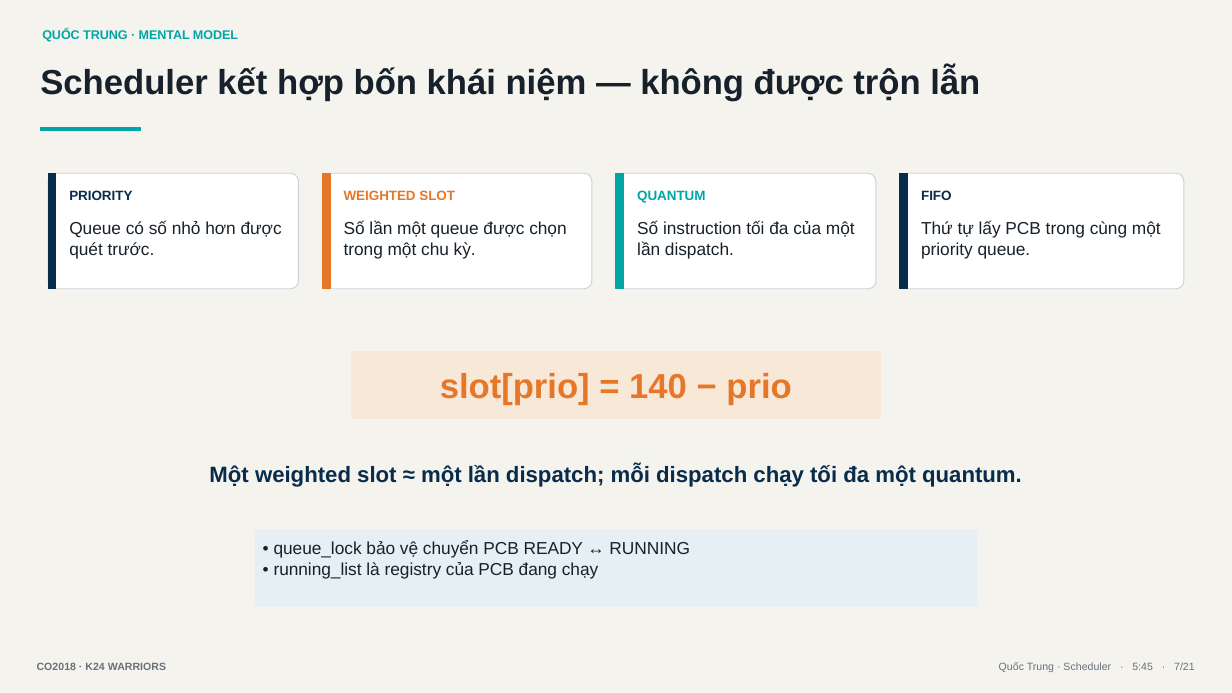
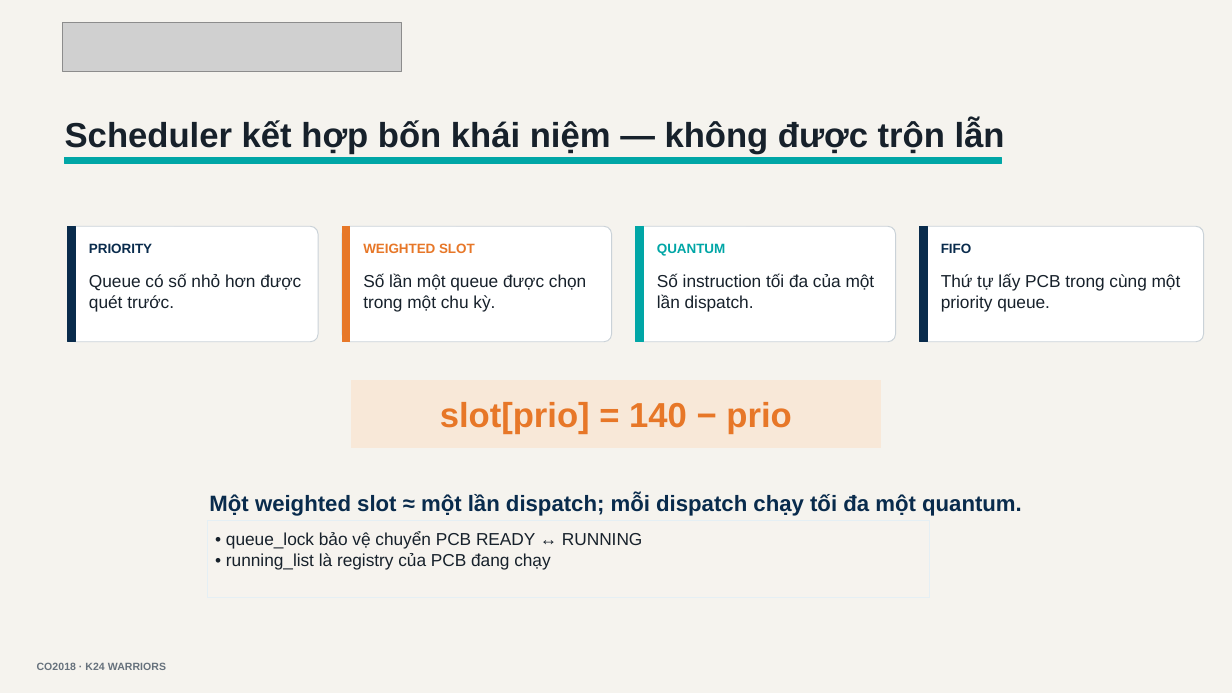
Before and after one commit to tranbaoanh21/os-assignment, a slide deck: slide 5 of os_simulator_demo_slides.pptx. Drawn at 1232x693 pixels with LibreOffice and Linux fonts; fonts in the diff are those of the drawing; grey boxes stand for pictures. Boxes give left, top, right and bottom in pixels: in the first picture for what was removed or moved away, otherwise in the second. Text is boxed around its words. In the diff, an @@ line names an element or a change of style, - is before the commit and + after.

```diff
--- a/os_simulator_demo_slides.pptx
+++ b/os_simulator_demo_slides.pptx
@@ rectangle removed at (x1=41, y1=23, x2=329, y2=50) @@
-QUỐC TRUNG · MENTAL MODEL
@@ picture added at (x1=63, y1=22, x2=402, y2=71) @@
@@ rectangle "Scheduler kết hợp bốn khái ..." resized from (x1=39, y1=55, x2=1189, y2=123) to (x1=63, y1=109, x2=1038, y2=177) @@
@@ rectangle resized from (x1=41, y1=128, x2=140, y2=131) to (x1=65, y1=157, x2=1002, y2=164) @@
@@ 4 rounded rectangles, 4 rectangles moved together from (x1=48, y1=174, x2=1184, y2=289) to (x1=67, y1=226, x2=1203, y2=342) @@
@@ 8 rectangles moved together from (x1=67, y1=185, x2=1173, y2=279) to (x1=87, y1=238, x2=1192, y2=333) @@
@@ rectangle "slot[prio] = 140 − prio" moved from (x1=351, y1=351, x2=881, y2=419) to (x1=351, y1=380, x2=881, y2=447) @@
@@ rectangle "Một weighted slot ≈ một ..." moved from (x1=183, y1=453, x2=1050, y2=508) to (x1=183, y1=482, x2=1050, y2=537) @@
@@ rectangle "• queue_lock bảo vệ chuyển ..." moved from (x1=255, y1=530, x2=977, y2=606) to (x1=208, y1=520, x2=930, y2=597) @@
@@ rectangle "• queue_lock bảo vệ chuyển ..." at (x1=208, y1=520, x2=930, y2=597): fill #E5EFF4 to #F6F3EE @@
@@ rectangle removed at (x1=818, y1=658, x2=1197, y2=679) @@
-Quốc Trung · Scheduler · 5:45 · 7/21
```
Also in this commit, not shown: 16 other slides changed, 3 slides added, 1 slide removed, 14 other files.
